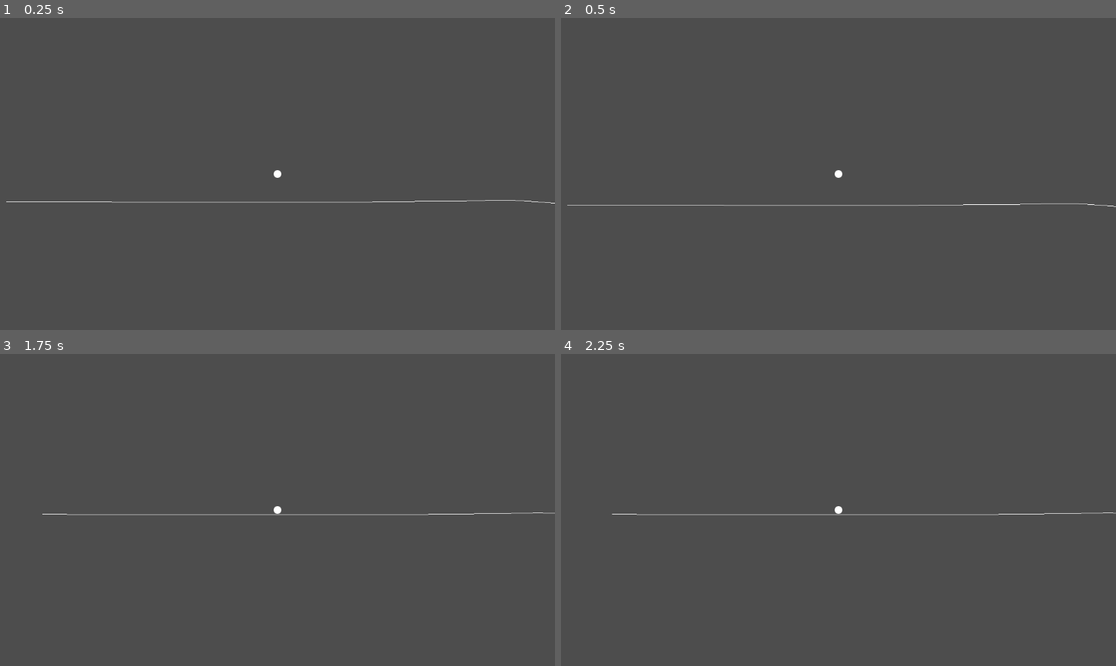
Above: before the commit, frames 1-4 (two rows, left to right).
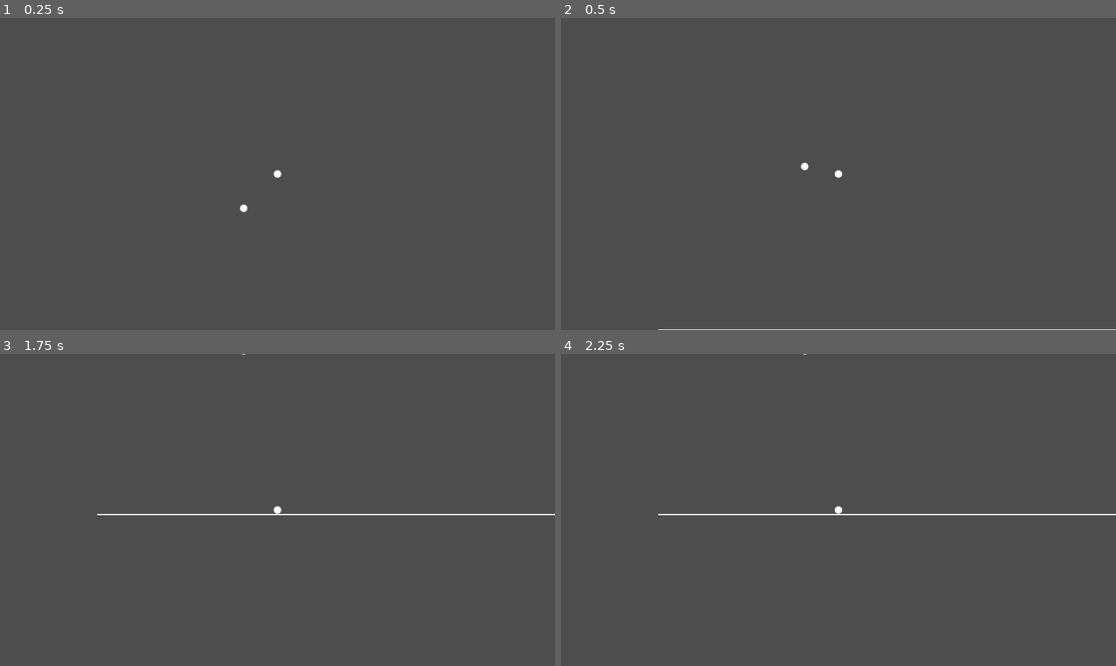
Above: after the commit, the same moments.

Repository: tVeratti/weekly-jam-2
Game: Godot game, scene res://main.tscn
Two runs of this game, one before a commit and one after it. Both use one fixed random seed, a clock stepped at 60 frames per second and the inputs below.
Inputs:
- Up to frame 1 (0.25 s): no input
- Up to frame 2 (0.5 s): no input
- Up to frame 3 (1.75 s): tap Enter at 0.5 s; hold D (right) 0.53-1.28 s; tap Space at 1.25 s; hold S (down) from 1.28 s (still down)
- Up to frame 4 (2.25 s): tap Enter at 2 s; release S (down) at 2.03 s; hold D (right) from 2.03 s (still down)

The runs differ from the first frame. In frame 1, 0.4% of the frame differs, in the area x 1-100%, y 48-63%; in frame 2, 0.4%, in the area x 1-100%, y 46-100%; in frame 3, 0.4%; in frame 4, 0.4%.

Commit message:
rework line_segment into line_points

Diff:
--- a/src/weekly-jam-2/ball/ball.tscn
+++ b/src/weekly-jam-2/ball/ball.tscn
@@ -21,6 +21,7 @@
 shape = SubResource("CircleShape2D_6plaf")
 
 [node name="Camera2D" type="Camera2D" parent="."]
+zoom = Vector2(0.8, 0.8)
 
 [node name="Sprite2D" type="Sprite2D" parent="."]
 texture_filter = 2
--- a/src/weekly-jam-2/main.tscn
+++ b/src/weekly-jam-2/main.tscn
@@ -9,4 +9,4 @@
 position = Vector2(88, 198)
 
 [node name="Ball" parent="." instance=ExtResource("2_0xm2m")]
-position = Vector2(566, 21)
+position = Vector2(566, -60)
--- /dev/null
+++ b/src/weekly-jam-2/map/line_point.gd
@@ -0,0 +1,6 @@
+class_name LinePoint
+extends Node2D
+
+
+func _ready():
+	hide()
--- a/src/weekly-jam-2/map/map.gd
+++ b/src/weekly-jam-2/map/map.gd
@@ -1,23 +1,30 @@
 extends Node2D
 
 
-const LOCAL_POINT_DISTANCE:float = 800.0
+const MAX_HANDLE_X:float = 50.0
+const LOCAL_POINT_DISTANCE:float = 960.0
+const CURVE_ANIMATION_SPEED:float = 4.0
 
 
+@onready var input_component:InputComponent = %InputComponent
+
+# Floor / Line Body
+@onready var static_body_2d = $StaticBody2D
 @onready var collision_polygon:CollisionPolygon2D = %CollisionPolygon2D
 @onready var line_2d:Line2D = %Line2D
-@onready var line_segment:Path2D = %LineSegment
+
+# Animated Line Points
 @onready var curve_animation:AnimationPlayer = %CurveAnimation
-@onready var input_component:InputComponent = %InputComponent
-@onready var static_body_2d = $StaticBody2D
+@onready var line_points: = get_tree().get_nodes_in_group("line_point")
 
 
-var curve_speed:float = 10.0
+var curve_speed:float = CURVE_ANIMATION_SPEED
 var baked_points:PackedVector2Array = []
 
 var ball:RigidBody2D
 var ball_position:Vector2
-var line_position:Vector2
+var line_positions:Array = []
+
 var thread: = Thread.new()
 
 
@@ -27,48 +34,54 @@
 	curve_animation.current_animation = "curve"
 	curve_animation.pause()
 
-	var baked_polygon: = LineSegment.get_baked_polygon(baked_points)
-	collision_polygon.polygon = baked_polygon
-
 
 func _process(delta):
+	line_positions = _get_line_positions()
+
 	if not thread.is_alive():
-		thread.start(_calculate_localized_points)
+		thread.start(_calculate_localized_points_async)
 
 
 func _physics_process(delta):
 	ball_position = ball.global_position
-	line_position = line_segment.global_position
 
 	var input_direction:Vector2 = input_component.direction
-	var current_animation_position:float = curve_animation.current_animation_position
-	var next_animation_position:float = current_animation_position + (-input_direction.y * delta * 3.0)
-	next_animation_position = clamp(next_animation_position, 0.0, 1.0)
-	curve_animation.seek(next_animation_position, true)
+	_seek_animation(curve_animation, -input_direction.y, delta)
 
-	static_body_2d.global_position.x += input_direction.x * delta * 100
 	line_2d.points = baked_points
 
 	var baked_polygon: = LineSegment.get_baked_polygon(baked_points)
 	collision_polygon.polygon = baked_polygon
 
 
-func _calculate_localized_points() -> void:
+## Update line_points node positions by seeking AnimationPlayer animation position.
+func _seek_animation(player:AnimationPlayer, input_amount:float, delta:float) -> void:
+	var current_animation_position:float = player.current_animation_position
+	var next_animation_position:float = current_animation_position + (input_amount * delta * curve_speed)
+
+	next_animation_position = clamp(next_animation_position, 0.0, 1.0)
+	player.seek(next_animation_position, true)
+
+
+## Create a curve using `line_positions`, set `baked_points` to be used in `_physics_process`
+func _calculate_localized_points_async() -> void:
 	var localized_curve: = Curve2D.new()
-	localized_curve.bake_interval = 30.0
+	localized_curve.bake_interval = 50.0
 
-	for i in line_segment.curve.point_count:
-		var point:Vector2 = line_segment.curve.get_point_position(i) - line_position
-
+	for point in line_positions:
 		if ball_position.distance_to(point) <= LOCAL_POINT_DISTANCE:
-			var point_in = line_segment.curve.get_point_in(i)
-			var point_out = line_segment.curve.get_point_out(i)
+			var point_in: = Vector2(-MAX_HANDLE_X, 0)
+			var point_out: = Vector2(MAX_HANDLE_X, 0)
 			localized_curve.add_point(point, point_in, point_out)
 
+	baked_points = localized_curve.get_baked_points()
 
-	baked_points = localized_curve.get_baked_points()
 	call_deferred("_localized_points_ready")
 
 
 func _localized_points_ready() -> void:
 	thread.wait_to_finish()
+
+
+func _get_line_positions() -> Array:
+	return line_points.map(func(node): return node.global_position)
--- a/src/weekly-jam-2/map/map.tscn
+++ b/src/weekly-jam-2/map/map.tscn
@@ -1,169 +1,63 @@
-[gd_scene load_steps=8 format=3 uid="uid://qcgnigajolx8"]
+[gd_scene load_steps=14 format=3 uid="uid://qcgnigajolx8"]
 
 [ext_resource type="Script" uid="uid://ch7uktkwdk2gl" path="res://map/map.gd" id="1_a0dt8"]
 [ext_resource type="Script" uid="uid://bxy6cwp5m7ny8" path="res://components/input.gd" id="2_4hjbm"]
-[ext_resource type="Script" uid="uid://dr5dham70aswv" path="res://map/line_segment.gd" id="2_a0dt8"]
+[ext_resource type="Texture2D" uid="uid://dhto6rg6hrglx" path="res://ball/assets/ball.png" id="2_lgq1i"]
+[ext_resource type="Script" uid="uid://ojbsqkwc05of" path="res://map/line_point.gd" id="4_lgq1i"]
 
-[sub_resource type="Curve2D" id="Curve2D_4hjbm"]
-bake_interval = 50.0
-_data = {
-"points": PackedVector2Array(0, 0, 0, 0, 0, -1, 0, 0, 0, 0, 400, 0, 0, 0, 0, 0, 500, 0, 0, 0, 0, 0, 600, 0, 0, 0, 0, 0, 700, 0, 0, 0, 0, 0, 919, -2, 0, 0, 0, 0, 1036, -4, 0, 0, 0, 0, 1249, 9, 0, 0, 0, 0, 1896, 56)
-}
-point_count = 9
+[sub_resource type="Curve" id="Curve_7lyie"]
+_data = [Vector2(0, 0), 0.0, 0.0, 0, 0, Vector2(0.498741, 0.501456), 0.0, 0.0, 0, 0, Vector2(1, 0), 0.0, 0.0, 0, 0]
+point_count = 3
+
+[sub_resource type="CurveTexture" id="CurveTexture_5jdw0"]
+curve = SubResource("Curve_7lyie")
+
+[sub_resource type="Curve" id="Curve_lgq1i"]
+_data = [Vector2(0, 0), 0.0, 0.0, 0, 0, Vector2(0.503778, 1), 0.0, 0.0, 0, 0, Vector2(1, 0), 0.0, 0.0, 0, 0]
+point_count = 3
+
+[sub_resource type="CurveTexture" id="CurveTexture_kffv2"]
+curve = SubResource("Curve_lgq1i")
+
+[sub_resource type="Curve" id="Curve_kffv2"]
+_data = [Vector2(0, 0), 0.0, 0.0, 0, 0, Vector2(0.496222, 1), 0.0, 0.0, 0, 0, Vector2(1, 0), 0.0, 0.0, 0, 0]
+point_count = 3
+
+[sub_resource type="CurveTexture" id="CurveTexture_7lyie"]
+curve = SubResource("Curve_kffv2")
+
+[sub_resource type="ParticleProcessMaterial" id="ParticleProcessMaterial_5jdw0"]
+lifetime_randomness = 0.25
+particle_flag_disable_z = true
+emission_shape = 3
+emission_box_extents = Vector3(960, 540, 1)
+gravity = Vector3(0, 0, 0)
+scale_min = 0.3
+scale_max = 0.5
+scale_curve = SubResource("CurveTexture_7lyie")
+color = Color(2.69532e-06, 0.880394, 0.956136, 1)
+alpha_curve = SubResource("CurveTexture_5jdw0")
+hue_variation_min = -1.0
+hue_variation_max = 1.0
+hue_variation_curve = SubResource("CurveTexture_kffv2")
 
 [sub_resource type="Animation" id="Animation_a0dt8"]
 resource_name = "curve"
 tracks/0/type = "value"
 tracks/0/imported = false
 tracks/0/enabled = true
-tracks/0/path = NodePath("LineSegment:curve:point_1/position")
+tracks/0/path = NodePath("LinePoints/LinePoint2:position")
 tracks/0/interp = 1
 tracks/0/loop_wrap = true
 tracks/0/keys = {
 "times": PackedFloat32Array(0, 1),
 "transitions": PackedFloat32Array(1, 1),
 "update": 0,
-"values": [Vector2(400, 0), Vector2(400, 20)]
-}
-tracks/1/type = "value"
-tracks/1/imported = false
-tracks/1/enabled = true
-tracks/1/path = NodePath("LineSegment:curve:point_2/position")
-tracks/1/interp = 1
-tracks/1/loop_wrap = true
-tracks/1/keys = {
-"times": PackedFloat32Array(0, 1),
-"transitions": PackedFloat32Array(1, 1),
-"update": 0,
-"values": [Vector2(500, 0), Vector2(500, -20)]
-}
-tracks/2/type = "value"
-tracks/2/imported = false
-tracks/2/enabled = true
-tracks/2/path = NodePath("LineSegment:curve:point_3/position")
-tracks/2/interp = 1
-tracks/2/loop_wrap = true
-tracks/2/keys = {
-"times": PackedFloat32Array(0, 1),
-"transitions": PackedFloat32Array(1, 1),
-"update": 0,
-"values": [Vector2(600, 0), Vector2(600, 100)]
-}
-tracks/3/type = "value"
-tracks/3/imported = false
-tracks/3/enabled = true
-tracks/3/path = NodePath("LineSegment:curve:point_4/position")
-tracks/3/interp = 1
-tracks/3/loop_wrap = true
-tracks/3/keys = {
-"times": PackedFloat32Array(0, 1),
-"transitions": PackedFloat32Array(1, 1),
-"update": 0,
-"values": [Vector2(700, 0), Vector2(700, -100)]
-}
-tracks/4/type = "value"
-tracks/4/imported = false
-tracks/4/enabled = true
-tracks/4/path = NodePath("LineSegment:curve:point_5/position")
-tracks/4/interp = 1
-tracks/4/loop_wrap = true
-tracks/4/keys = {
-"times": PackedFloat32Array(0, 1),
-"transitions": PackedFloat32Array(1, 1),
-"update": 0,
-"values": [Vector2(919, -2), Vector2(919, 100)]
-}
-tracks/5/type = "value"
-tracks/5/imported = false
-tracks/5/enabled = true
-tracks/5/path = NodePath("LineSegment:curve:point_0/position")
-tracks/5/interp = 1
-tracks/5/loop_wrap = true
-tracks/5/keys = {
-"times": PackedFloat32Array(0, 1),
-"transitions": PackedFloat32Array(1, 1),
-"update": 0,
-"values": [Vector2(0, -1), Vector2(0, -100)]
-}
-
-[sub_resource type="Animation" id="Animation_4hjbm"]
-length = 0.001
-tracks/0/type = "value"
-tracks/0/imported = false
-tracks/0/enabled = true
-tracks/0/path = NodePath("LineSegment:curve:point_1/position")
-tracks/0/interp = 1
-tracks/0/loop_wrap = true
-tracks/0/keys = {
-"times": PackedFloat32Array(0),
-"transitions": PackedFloat32Array(1),
-"update": 0,
-"values": [Vector2(400, 0)]
-}
-tracks/1/type = "value"
-tracks/1/imported = false
-tracks/1/enabled = true
-tracks/1/path = NodePath("LineSegment:curve:point_2/position")
-tracks/1/interp = 1
-tracks/1/loop_wrap = true
-tracks/1/keys = {
-"times": PackedFloat32Array(0),
-"transitions": PackedFloat32Array(1),
-"update": 0,
-"values": [Vector2(500, 0)]
-}
-tracks/2/type = "value"
-tracks/2/imported = false
-tracks/2/enabled = true
-tracks/2/path = NodePath("LineSegment:curve:point_3/position")
-tracks/2/interp = 1
-tracks/2/loop_wrap = true
-tracks/2/keys = {
-"times": PackedFloat32Array(0),
-"transitions": PackedFloat32Array(1),
-"update": 0,
-"values": [Vector2(600, 0)]
-}
-tracks/3/type = "value"
-tracks/3/imported = false
-tracks/3/enabled = true
-tracks/3/path = NodePath("LineSegment:curve:point_4/position")
-tracks/3/interp = 1
-tracks/3/loop_wrap = true
-tracks/3/keys = {
-"times": PackedFloat32Array(0),
-"transitions": PackedFloat32Array(1),
-"update": 0,
-"values": [Vector2(700, 0)]
-}
-tracks/4/type = "value"
-tracks/4/imported = false
-tracks/4/enabled = true
-tracks/4/path = NodePath("LineSegment:curve:point_5/position")
-tracks/4/interp = 1
-tracks/4/loop_wrap = true
-tracks/4/keys = {
-"times": PackedFloat32Array(0),
-"transitions": PackedFloat32Array(1),
-"update": 0,
-"values": [Vector2(919, -2)]
-}
-tracks/5/type = "value"
-tracks/5/imported = false
-tracks/5/enabled = true
-tracks/5/path = NodePath("LineSegment:curve:point_0/position")
-tracks/5/interp = 1
-tracks/5/loop_wrap = true
-tracks/5/keys = {
-"times": PackedFloat32Array(0),
-"transitions": PackedFloat32Array(1),
-"update": 0,
-"values": [Vector2(0, -1)]
+"values": [Vector2(401, 0), Vector2(401, 100)]
 }
 
 [sub_resource type="AnimationLibrary" id="AnimationLibrary_lgq1i"]
 _data = {
-&"RESET": SubResource("Animation_4hjbm"),
 &"curve": SubResource("Animation_a0dt8")
 }
 
@@ -175,6 +69,38 @@
 script = ExtResource("2_4hjbm")
 metadata/_custom_type_script = "uid://bxy6cwp5m7ny8"
 
+[node name="ParallaxBackground" type="ParallaxBackground" parent="."]
+visible = false
+
+[node name="ParallaxLayer" type="ParallaxLayer" parent="ParallaxBackground"]
+motion_mirroring = Vector2(1920, 1080)
+
+[node name="ColorRect" type="ColorRect" parent="ParallaxBackground/ParallaxLayer"]
+custom_minimum_size = Vector2(1920, 1080)
+anchors_preset = 15
+anchor_right = 1.0
+anchor_bottom = 1.0
+offset_left = -18.0
+offset_top = -16.0
+offset_right = 1902.0
+offset_bottom = 1064.0
+grow_horizontal = 2
+grow_vertical = 2
+size_flags_horizontal = 3
+size_flags_vertical = 3
+color = Color(0, 0, 0, 1)
+
+[node name="GPUParticles2D" type="GPUParticles2D" parent="ParallaxBackground/ParallaxLayer"]
+position = Vector2(494, 279)
+amount = 100
+texture = ExtResource("2_lgq1i")
+lifetime = 30.0
+preprocess = 20.0
+randomness = 0.4
+visibility_rect = Rect2(-960, -540, 960, 540)
+local_coords = true
+process_material = SubResource("ParticleProcessMaterial_5jdw0")
+
 [node name="StaticBody2D" type="StaticBody2D" parent="."]
 collision_layer = 2
 collision_mask = 3
@@ -184,13 +110,47 @@
 
 [node name="Line2D" type="Line2D" parent="StaticBody2D"]
 unique_name_in_owner = true
-width = 1.0
+width = 3.0
 
-[node name="LineSegment" type="Path2D" parent="."]
-unique_name_in_owner = true
-curve = SubResource("Curve2D_4hjbm")
-script = ExtResource("2_a0dt8")
-metadata/_custom_type_script = "uid://dr5dham70aswv"
+[node name="LinePoints" type="Node2D" parent="."]
+
+[node name="LinePoint" type="Node2D" parent="LinePoints" groups=["line_point"]]
+script = ExtResource("4_lgq1i")
+metadata/_custom_type_script = "uid://ojbsqkwc05of"
+
+[node name="LinePoint2" type="Node2D" parent="LinePoints" groups=["line_point"]]
+position = Vector2(401, 0)
+script = ExtResource("4_lgq1i")
+metadata/_custom_type_script = "uid://ojbsqkwc05of"
+
+[node name="LinePoint3" type="Node2D" parent="LinePoints" groups=["line_point"]]
+position = Vector2(812, 0)
+script = ExtResource("4_lgq1i")
+metadata/_custom_type_script = "uid://ojbsqkwc05of"
+
+[node name="LinePoint4" type="Node2D" parent="LinePoints" groups=["line_point"]]
+position = Vector2(1152, 0)
+script = ExtResource("4_lgq1i")
+metadata/_custom_type_script = "uid://ojbsqkwc05of"
+
+[node name="LinePoint5" type="Node2D" parent="LinePoints" groups=["line_point"]]
+position = Vector2(1551, 0)
+script = ExtResource("4_lgq1i")
+metadata/_custom_type_script = "uid://ojbsqkwc05of"
+
+[node name="LinePoint6" type="Node2D" parent="LinePoints" groups=["line_point"]]
+position = Vector2(1893, 0)
+script = ExtResource("4_lgq1i")
+metadata/_custom_type_script = "uid://ojbsqkwc05of"
+
+[node name="LinePoint7" type="Node2D" parent="LinePoints" groups=["line_point"]]
+position = Vector2(2319, 0)
+script = ExtResource("4_lgq1i")
+metadata/_custom_type_script = "uid://ojbsqkwc05of"
+
+[node name="Sprite2D" type="Sprite2D" parent="."]
+position = Vector2(405, -156)
+texture = ExtResource("2_lgq1i")
 
 [node name="CurveAnimation" type="AnimationPlayer" parent="."]
 unique_name_in_owner = true
--- a/src/weekly-jam-2/project.godot
+++ b/src/weekly-jam-2/project.godot
@@ -15,9 +15,15 @@
 config/features=PackedStringArray("4.4", "GL Compatibility")
 config/icon="res://icon.svg"
 
+[display]
+
+window/size/viewport_width=960
+window/size/viewport_height=540
+
 [global_group]
 
 ball=""
+line_point=""
 
 [input]
 
@@ -55,3 +61,4 @@
 
 renderer/rendering_method="gl_compatibility"
 renderer/rendering_method.mobile="gl_compatibility"
+anti_aliasing/quality/msaa_2d=1
Not shown, added: src/weekly-jam-2/map/line_point.gd.uid
